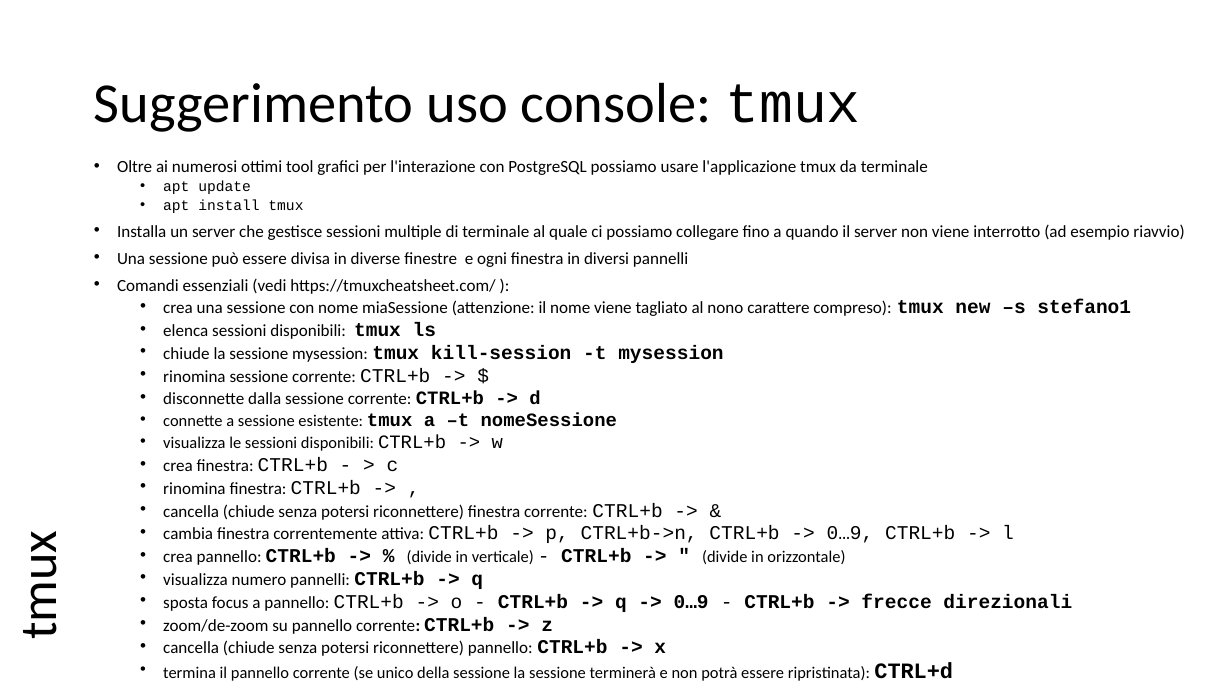
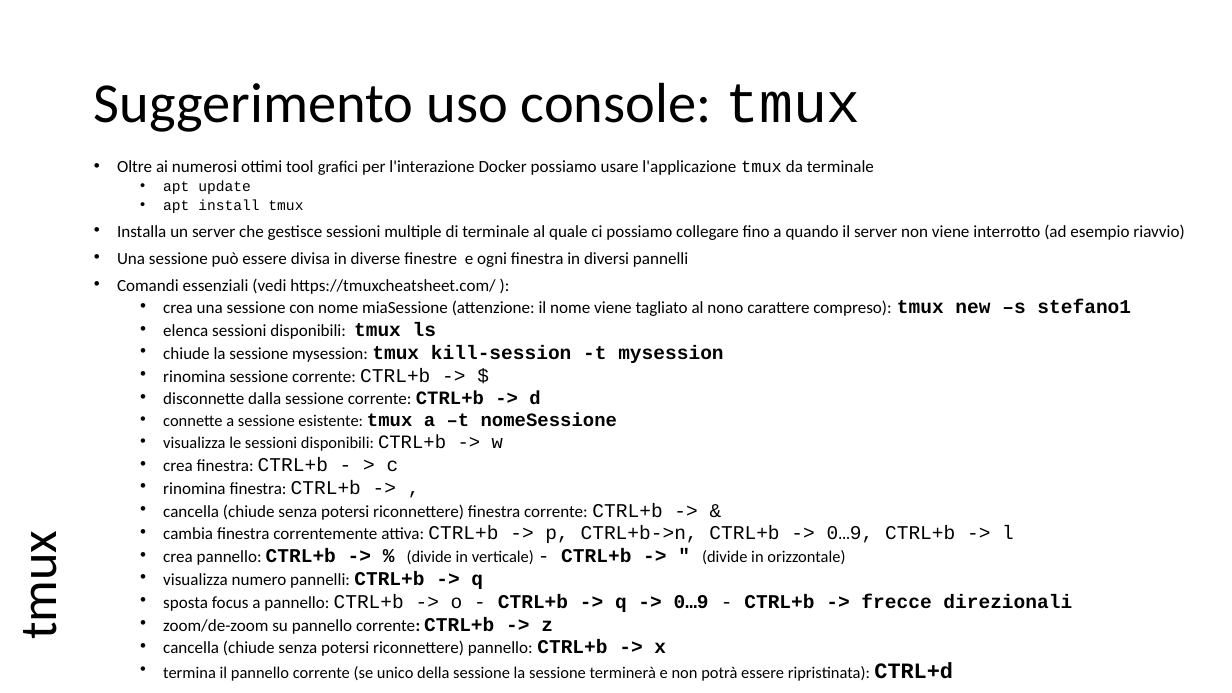
Before and after one commit to scastagnoli/academySisal, a slide deck: slide 1 of appuntiVari.pptx. Drawn at 1232x693 pixels with LibreOffice and Linux fonts; fonts in the diff are those of the drawing. Boxes give left, top, right and bottom in pixels: in the first picture for what was removed or moved away, otherwise in the second. Text is boxed around its words. In the diff, an @@ line names an element or a change of style, - is before the commit and + after.

```diff
--- a/appuntiVari.pptx
+++ b/appuntiVari.pptx
@@ text at [117,160,874,175]: text changed @@
-• Oltre ai numerosi ottimi tool grafici per l'interazione con PostgreSQL possiamo usare l'applicazione tmux da terminale
+• Oltre ai numerosi ottimi tool grafici per l'interazione Docker possiamo usare l'applicazione tmux da terminale
```
Also in this commit, not shown: 1 other slide changed, 1 slide added.
